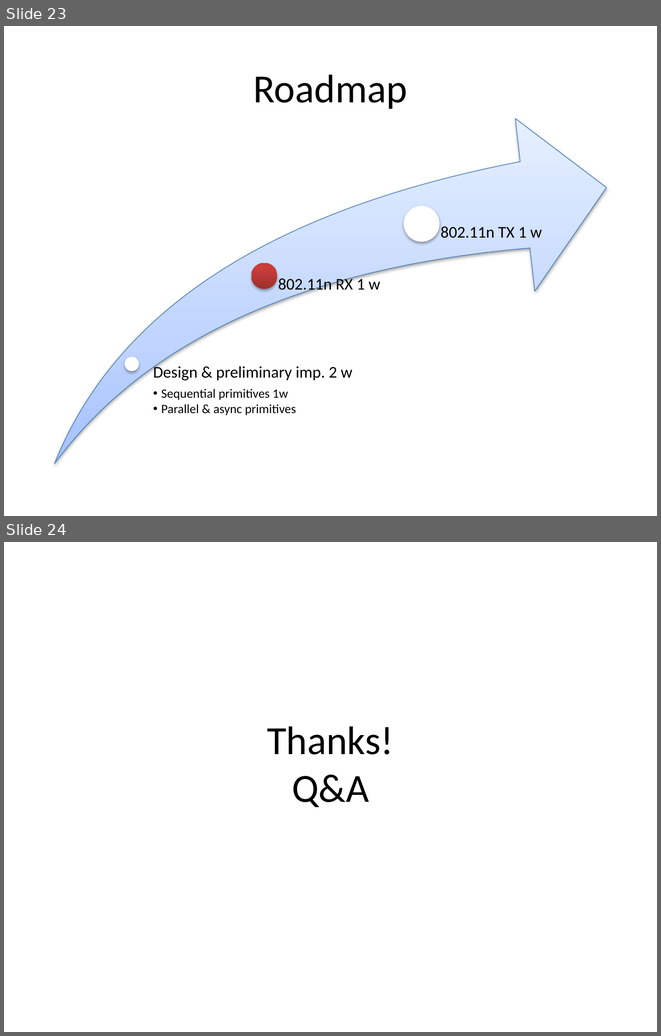
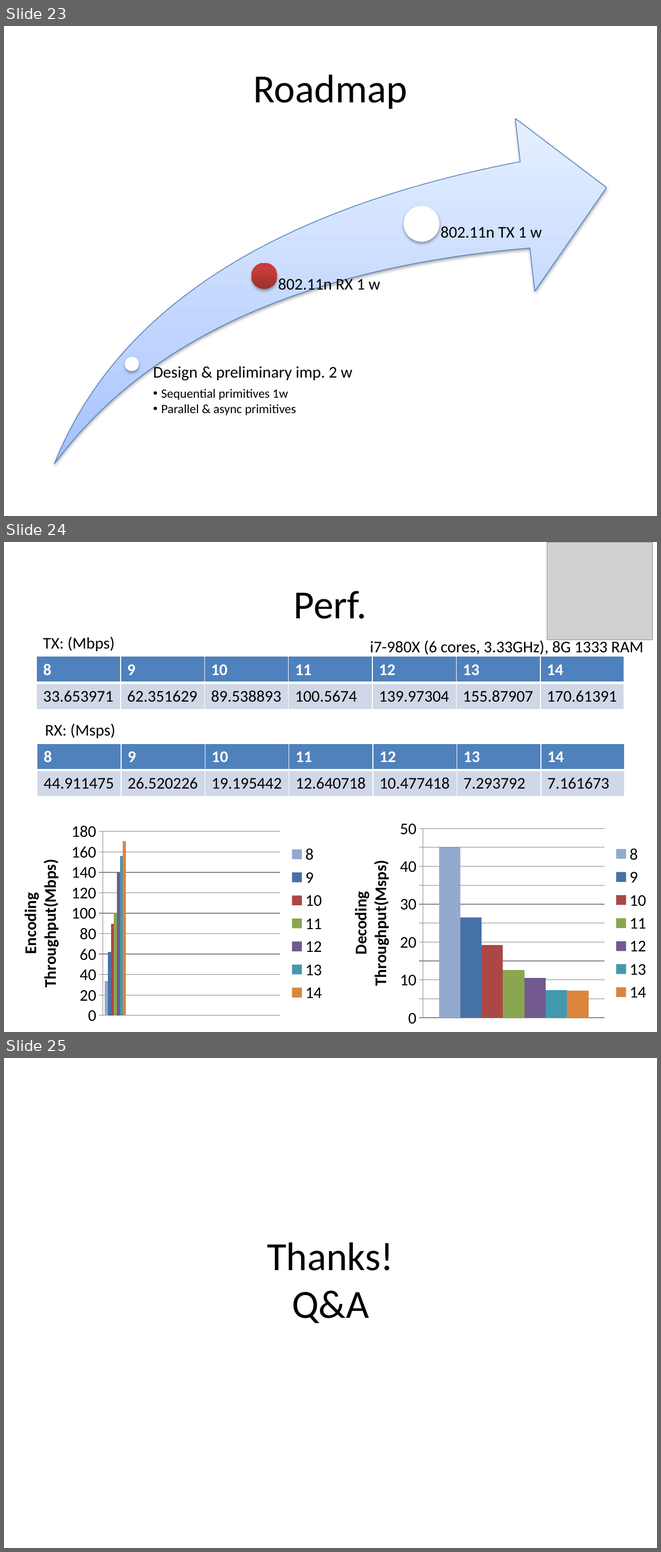
Before and after one commit to wwwgitcom/CORA, a slide deck: cora.pptx. Shown one above the other, each under a label of ours: slides 23 and 24 before the commit, slides 23, 24 and 25 after it. The pictures are 661x1036 and 661x1552 pixels, drawn with LibreOffice and Linux fonts; fonts in the diff are those of the drawing; grey boxes stand for pictures. Boxes give left, top, right and bottom in pixels: in the first picture for what was removed or moved away, otherwise in the second. Text is boxed around its words. In the diff, an @@ line names an element or a change of style, - is before the commit and + after.

```diff
--- a/cora.pptx
+++ b/cora.pptx
@@ slide 24 added at [4, 542, 657, 1032], background #FFFFFF @@
@@ picture added at [547, 542, 652, 640] @@
@@ title added at [294, 591, 367, 619], 44 pt, text #000000 @@
+Perf.
@@ text added at [43, 636, 115, 651], 18 pt, text #000000 @@
+TX: (Mbps)
@@ text added at [370, 639, 644, 657], 18 pt, text #000000 @@
+i7-980X (6 cores, 3.33GHz), 8G 1333 RAM
@@ table added at [37, 656, 626, 709], 2 rows, 7 columns @@
+8 | 9 | 10 | 11 | 12 | 13 | 14
+33.653971 | 62.351629 | 89.538893 | 100.5674 | 139.97304 | 155.87907 | 170.61391
@@ text added at [45, 723, 115, 738], 18 pt, text #000000 @@
+RX: (Msps)
@@ table added at [37, 743, 627, 1000], 2 rows, 7 columns @@
+8 | 9 | 10 | 11 | 12 | 13 | 14
+44.911475 | 26.520226 | 19.195442 | 12.640718 | 10.477418 | 7.293792 | 7.161673
@@ column chart added at [4, 817, 333, 1029] @@
+categories: 1, 2, 3, 4, 5, 6, 7
+8: 34
+9: 62
+10: 90
+11: 101
+12: 140
+13: 156
+14: 171
@@ column chart added at [336, 814, 657, 1032] @@
+categories: 1
+8: 45
+9: 27
+10: 19
+11: 13
+12: 10
+13: 7
+14: 7
@@ what was slide 24 is now slide 25 @@
```
Also in this commit, not shown: 6 other files.
